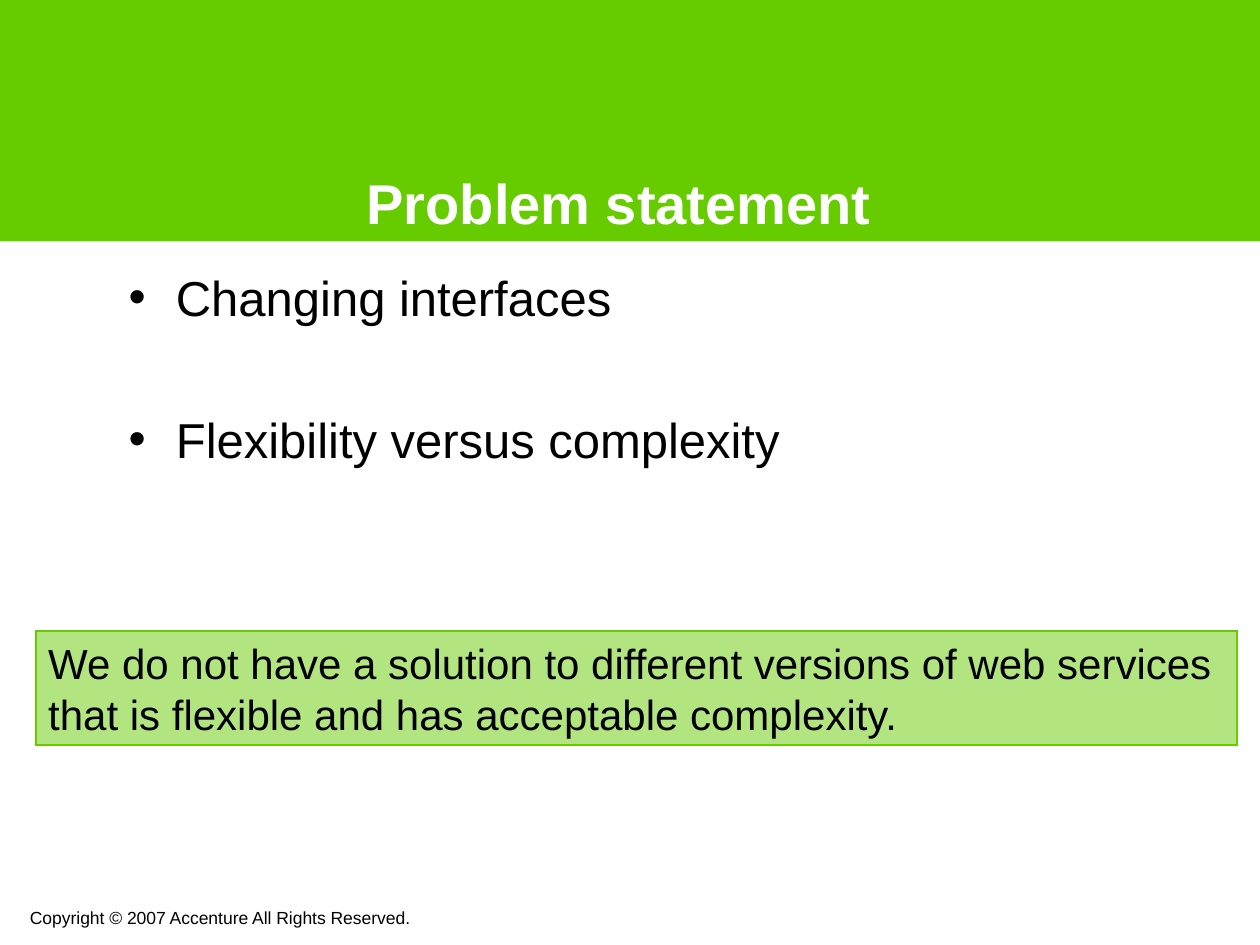
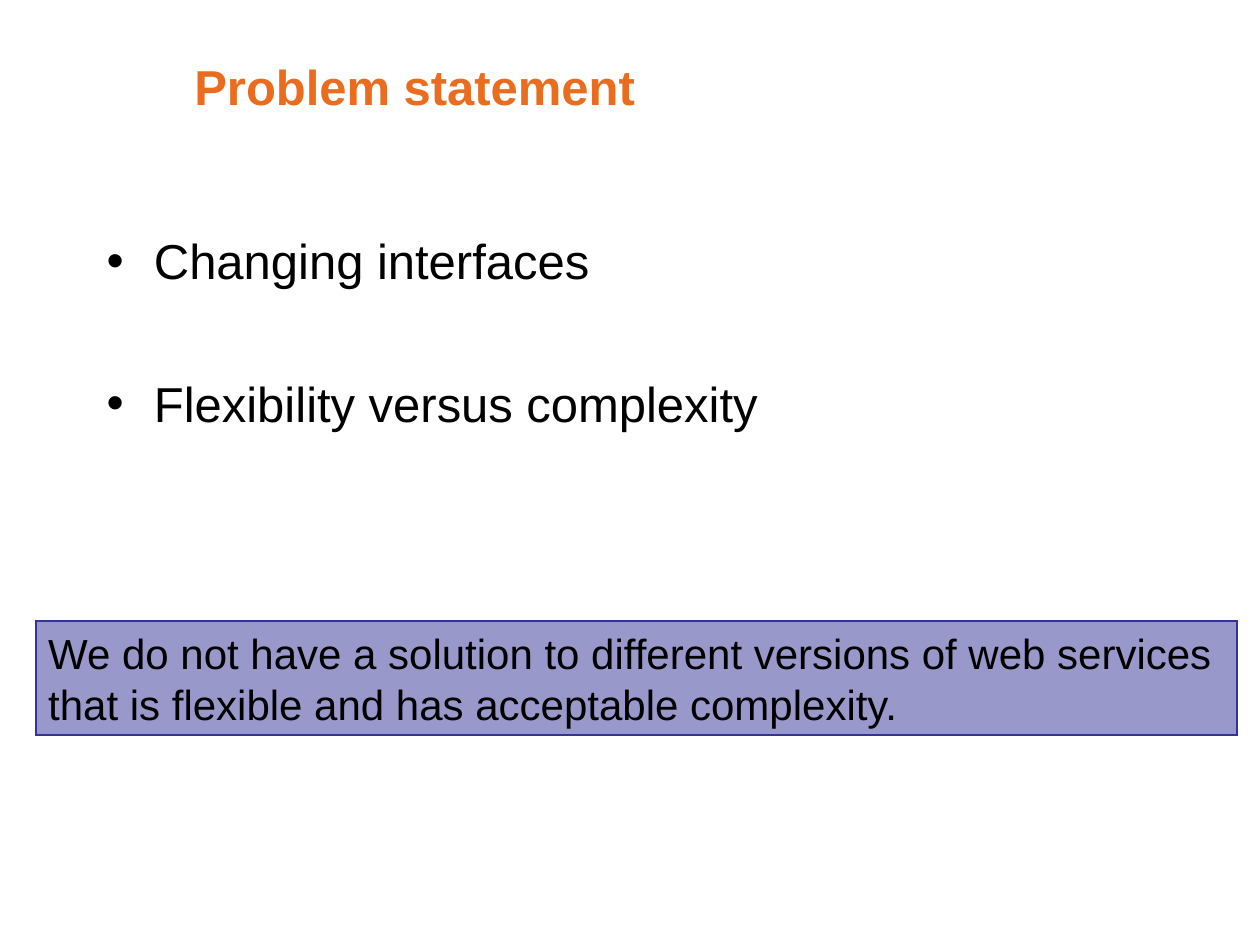
Before and after one commit to noushadali/osgi-samples, a slide deck: slide 5 of congress-registration/documentation/Webservice versioning using osgi.ppt. Drawn at 1260x945 pixels with LibreOffice and Linux fonts; fonts in the diff are those of the drawing; background and template pictures are left out. Boxes give left, top, right and bottom in pixels: in the first picture for what was removed or moved away, otherwise in the second. Text is boxed around its words. In the diff, an @@ line names an element or a change of style, - is before the commit and + after.

```diff
--- a/congress-registration/documentation/Webservice versioning using osgi.ppt
+++ b/congress-registration/documentation/Webservice versioning using osgi.ppt
@@ rectangle removed at [0,0,1260,242] @@
@@ title "Problem statement": place and size @@
-title "Problem statement" at [367,183,871,225]
+title "Problem statement" at [194,69,635,106]
@@ title "Problem statement" at [194,69,635,106]: size 32 to 28 pt, text colour #FFFFFF to #EA6D1F; vertical alignment bottom to middle @@
@@ text "Changing interfaces": place and size @@
-text "Changing interfaces" at [176,280,779,468]
+text "Changing interfaces" at [154,243,757,432]
@@ rectangle "We do not have a ...": place and size @@
-rectangle "We do not have a ..." at [35,631,1237,745]
+rectangle "We do not have a ..." at [35,621,1237,735]
@@ rectangle "We do not have a ..." at [35,621,1237,735]: fill #66CC00 at 50% opacity to #333399 at 50% opacity; outline #66CC00 0.99 pt to #333399 0.99 pt @@
@@ text removed at [30,911,411,928] @@
-Copyright © 2007 Accenture All Rights Reserved.
```
Also in this commit, not shown: 17 other slides changed, 1 slide added, 2 slides removed.
